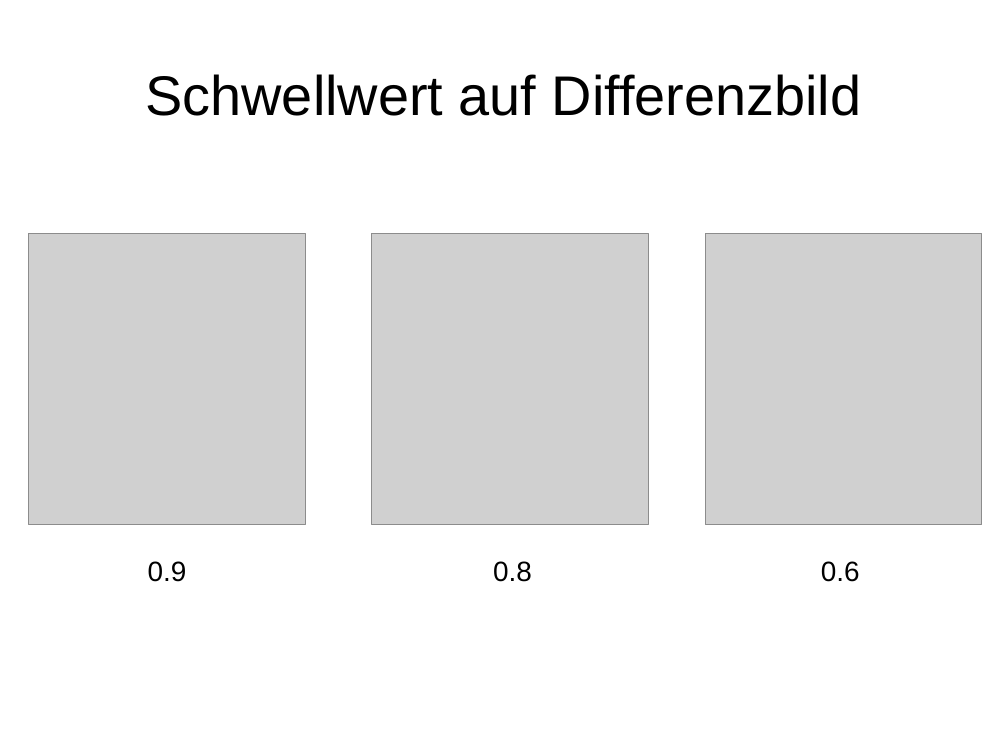
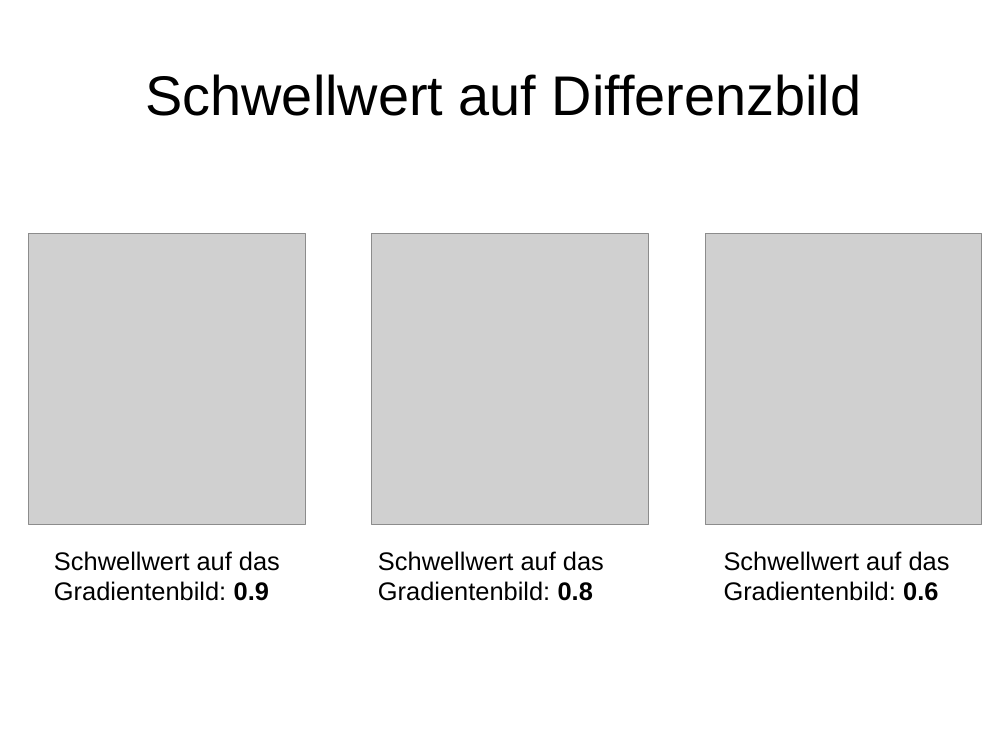
Before and after one commit to sandrellaella/bildverarbeitung, a slide deck: slide 13 of docs/Zwischenstand_1272012.odp (slide 11 before the commit). Drawn at 1008x756 pixels with LibreOffice and Linux fonts; fonts in the diff are those of the drawing; grey boxes stand for pictures. Boxes give left, top, right and bottom in pixels: in the first picture for what was removed or moved away, otherwise in the second. Text is boxed around its words. In the diff, an @@ line names an element or a change of style, - is before the commit and + after.

```diff
--- a/docs/Zwischenstand_1272012.odp
+++ b/docs/Zwischenstand_1272012.odp
@@ text at <box>54,551,280,601</box>: text changed; size 22 to 20 pt @@
-0.9
+Schwellwert auf das Gradientenbild: 0.9
@@ text at <box>378,551,604,601</box>: text changed; size 22 to 20 pt @@
-0.8
+Schwellwert auf das Gradientenbild: 0.8
@@ text at <box>724,551,950,601</box>: text changed; size 22 to 20 pt @@
-0.6
+Schwellwert auf das Gradientenbild: 0.6
```
Also in this commit, not shown: 8 other slides changed, 5 slides added, 2 slides removed, 1 other file.
